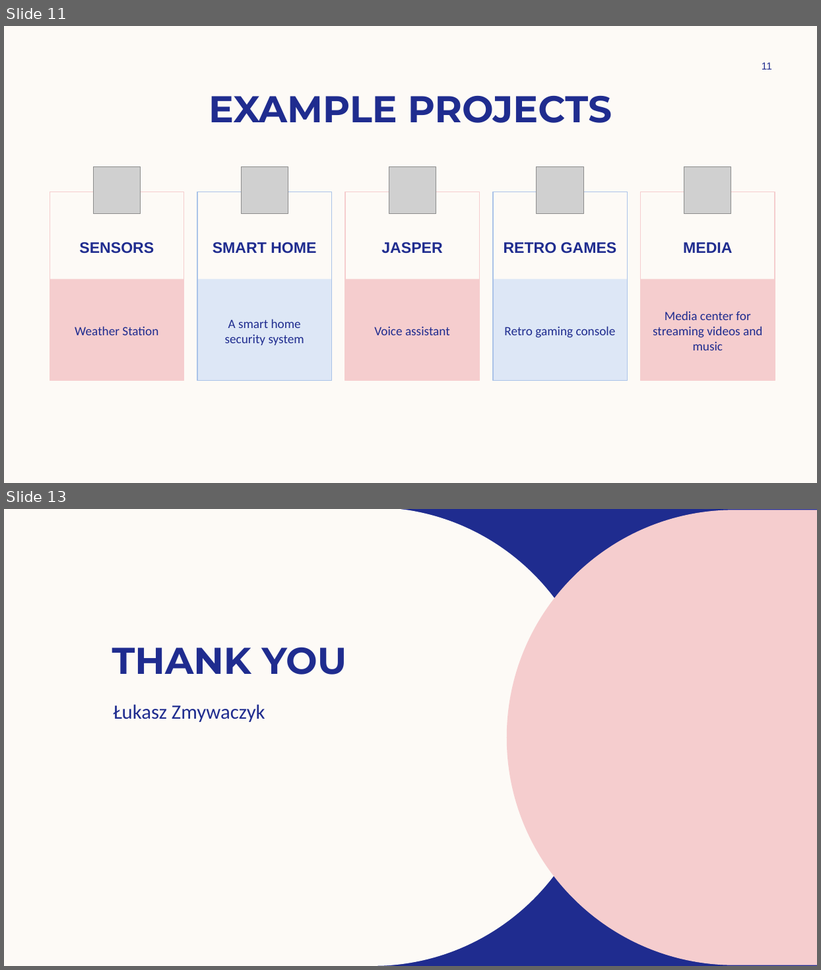
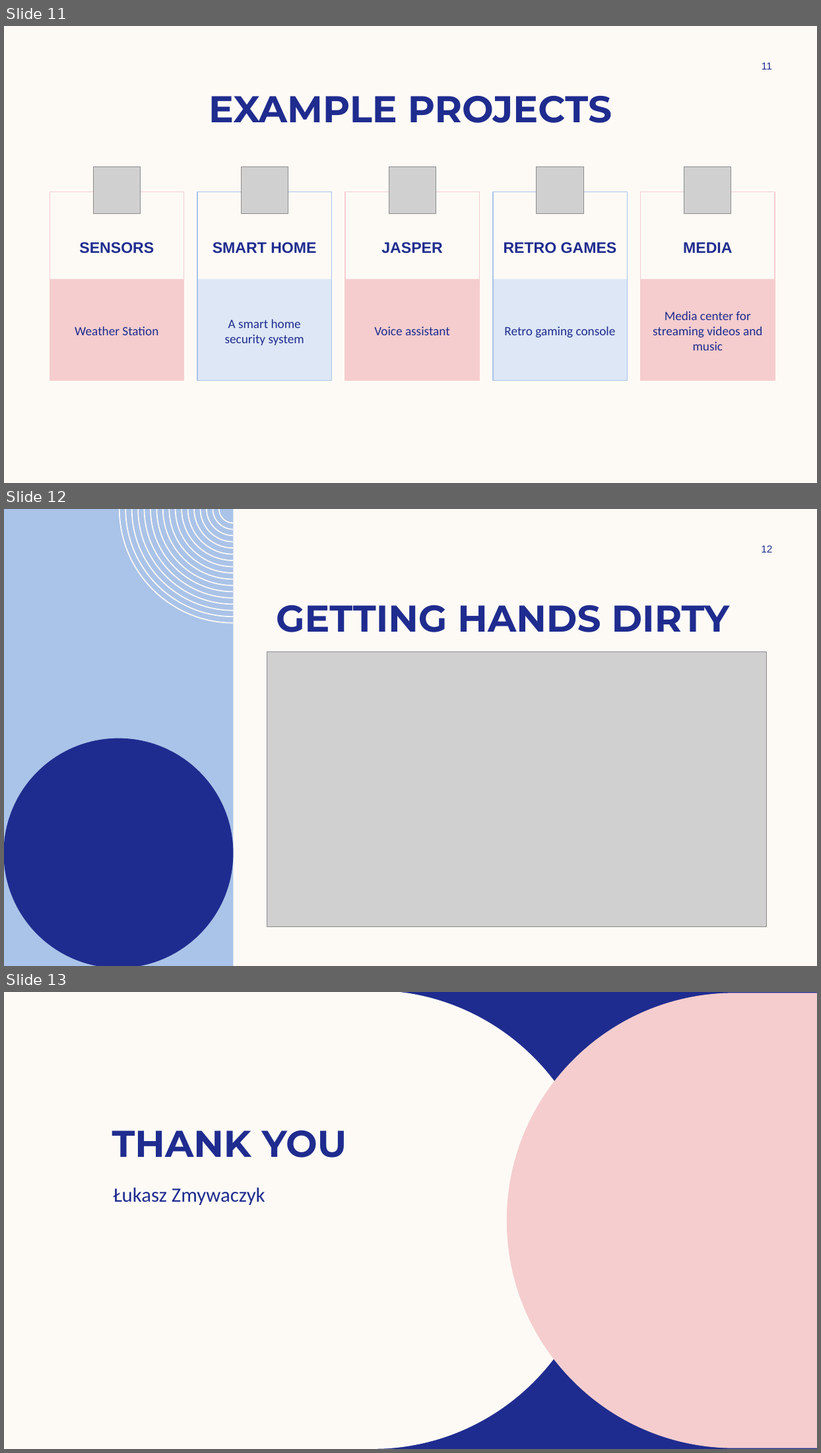
Before and after one commit to zmywak/it-school, a slide deck: 01, Introduction to the course. Hardware/01, Introduction to the course. Hardware.pptx. Shown one above the other, each under a label of ours: slides 11 and 13 before the commit, slides 11, 12 and 13 after it; the slides between them are not shown. The pictures are 821x970 and 821x1453 pixels, drawn with LibreOffice and Linux fonts; fonts in the diff are those of the drawing; grey boxes stand for pictures; background and template pictures are left out. Boxes give left, top, right and bottom in pixels: in the first picture for what was removed or moved away, otherwise in the second. Text is boxed around its words. In the diff, an @@ line names an element or a change of style, - is before the commit and + after.

Commit message:
slide 12 update

```diff
--- a/01, Introduction to the course. Hardware/01, Introduction to the course. Hardware.pptx
+++ b/01, Introduction to the course. Hardware/01, Introduction to the course. Hardware.pptx
@@ slide 12 added at [4, 509, 817, 966], background #FDFAF6 @@
@@ freeform shape added at [4, 509, 234, 966], fill #AAC3E8 @@
@@ freeform shape added at [119, 509, 234, 624], fill #FDFAF6 @@
@@ page number added at [761, 545, 772, 553], 12 pt, text #1F2C8F @@
+12
@@ title added at [276, 605, 729, 632], 44 pt, text #1F2C8F, bold @@
+GETTING HANDS DIRTY
@@ picture added at [267, 652, 767, 927] @@
@@ freeform shape added at [4, 739, 234, 966], fill #1F2C8F @@
```
Also in this commit, not shown: 1 slide removed, 1 other file.
